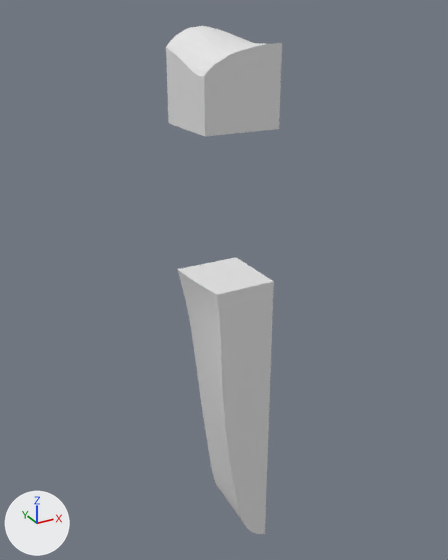
The glTF model assets/terrain/surface_pieces/surf_1_9.glb, before and after one commit.
One viewpoint serves both versions: a camera (50 mm lens) standing at (-121.1, 28.5, -13.3) and looking at (-101.9, 63.4, -30.8). Every picture has the same lights, and +X, +Y and +Z are marked at lower left. The picture after the commit comes second. Where no turn or scale is listed for an object, it has been applied to the vertices.

Objects in the first picture: 'layer_0', 'layer_1', 'layer_4', 'layer_5', 'layer_6', 'layer_7' and 1 more.
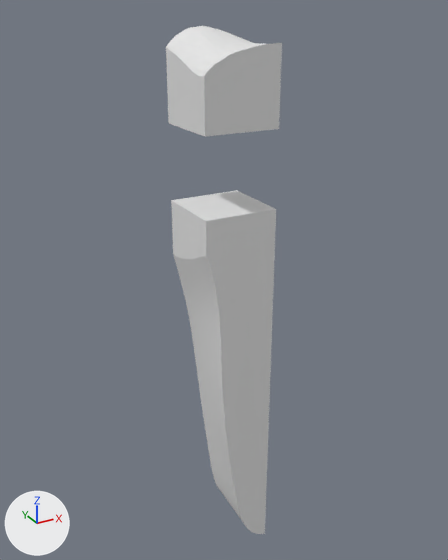
Changed parts and their boxes (x1, y1, x2, y2) in the pictures (448 x 560 px):
'layer_3', added
    after: (171, 190, 276, 295)

The change in detail:
Mesh me_layer_3 is new.
It has 57 vertices, 110 faces and spans x -105.0..-100.0, y 60.0..65.0, z -30.0..-25.0.
Object 'layer_3' (ob_layer_3) is new; it shows me_layer_3.
Its location is (0.0, 0.0, 0.0).
